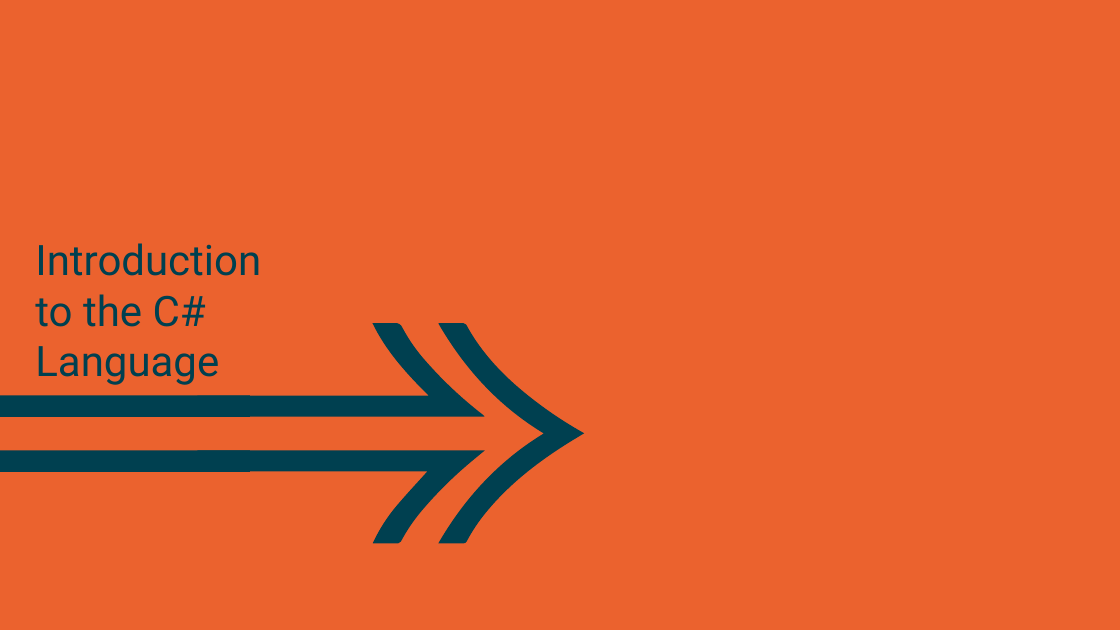
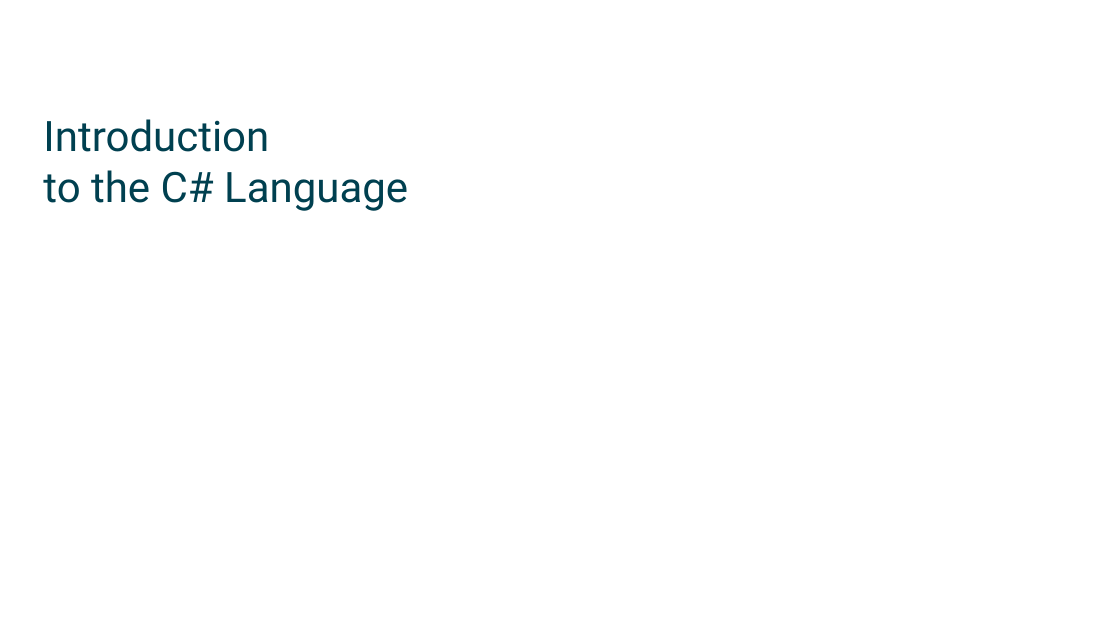
Before and after one commit to mikebaradaran/csharp, a slide deck: slide 2 of 01-C# Revision.pptx (slide 1 before the commit). Drawn at 1120x630 pixels with LibreOffice and Linux fonts; fonts in the diff are those of the drawing; background and template pictures are left out. Boxes give left, top, right and bottom in pixels: in the first picture for what was removed or moved away, otherwise in the second. Text is boxed around its words. In the diff, an @@ line names an element or a change of style, - is before the commit and + after.

Commit message:
slide format updated

```diff
--- a/01-C# Revision.pptx
+++ b/01-C# Revision.pptx
@@ background #EB622E to picture (left out) @@
@@ title "Introduction to the C# Language": place and size @@
-title "Introduction to the C# Language" at <box>35,243,261,385</box>
+title "Introduction to the C# Language" at <box>43,119,408,211</box>
@@ title "Introduction to the C# Language" at <box>43,119,408,211</box>: vertical alignment bottom to middle @@
@@ group removed at <box>0,323,585,544</box>: 3 freeform shapes, 2 rectangles @@
```
Also in this commit, not shown: 1 slide added, 12 other files.
